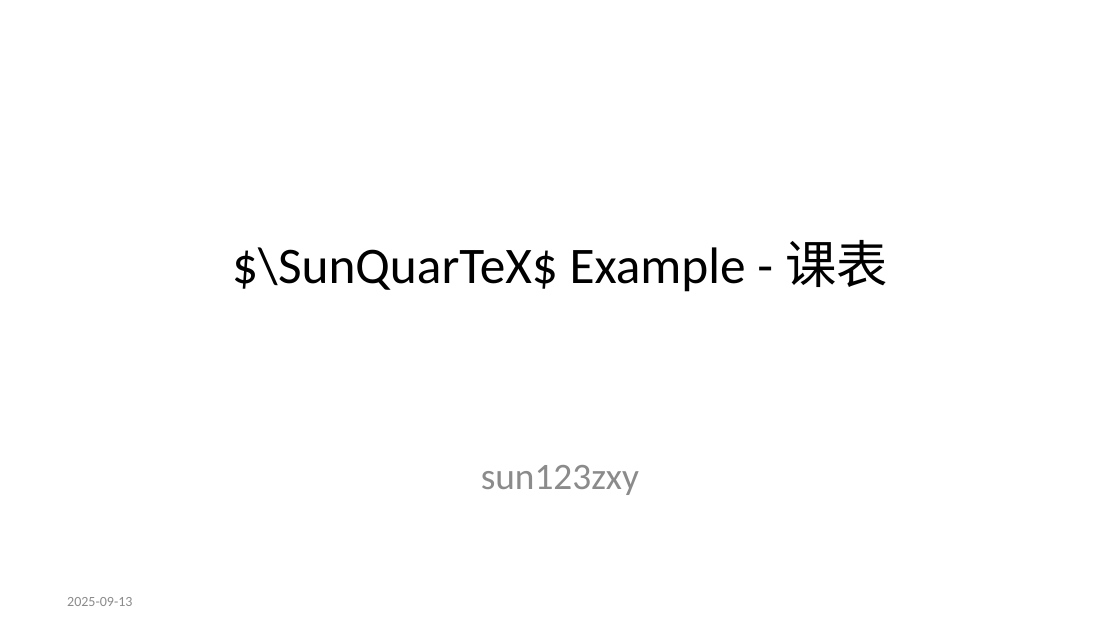
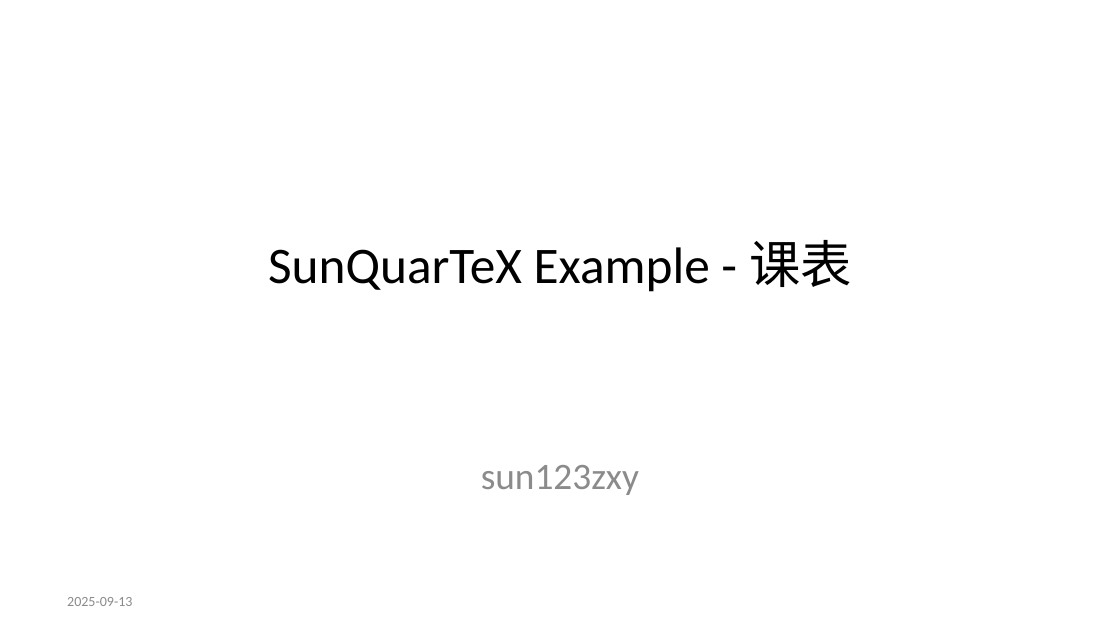
Before and after one commit to sun123zxy/sunquartex, a slide deck: slide 1 of examples/timetable.pptx. Drawn at 1120x630 pixels with LibreOffice and Linux fonts; fonts in the diff are those of the drawing. Boxes give left, top, right and bottom in pixels: in the first picture for what was removed or moved away, otherwise in the second. Text is boxed around its words. In the diff, an @@ line names an element or a change of style, - is before the commit and + after.

```diff
--- a/examples/timetable.pptx
+++ b/examples/timetable.pptx
@@ title at <box>268,240,852,292</box>: text changed @@
-$\SunQuarTeX$ Example - 课表
+SunQuarTeX Example - 课表
```
Also in this commit, not shown: 39 other files.
